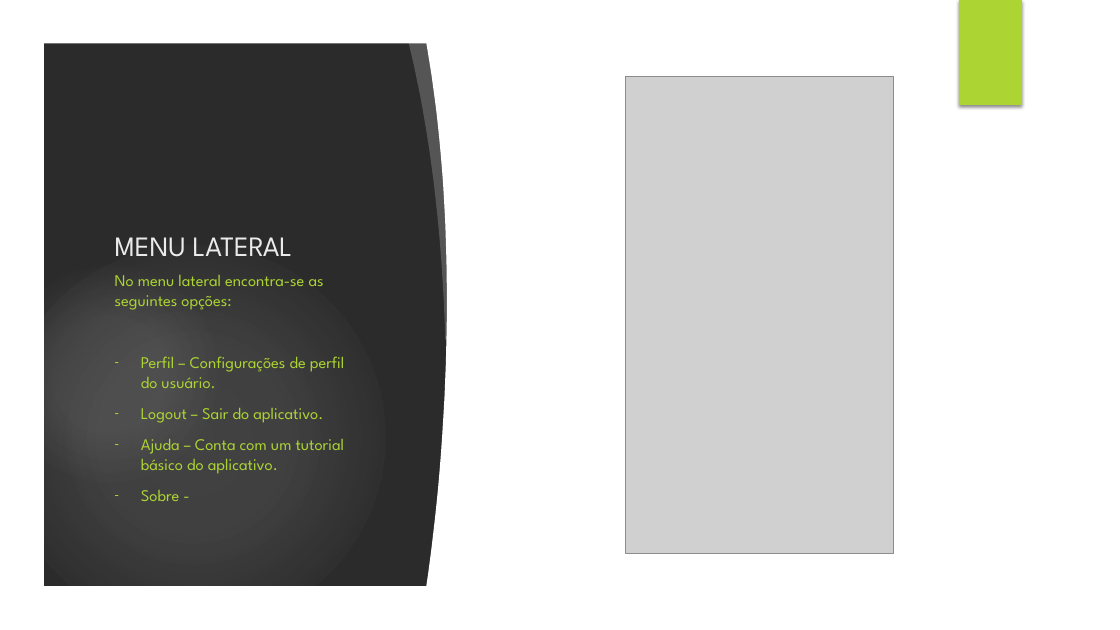
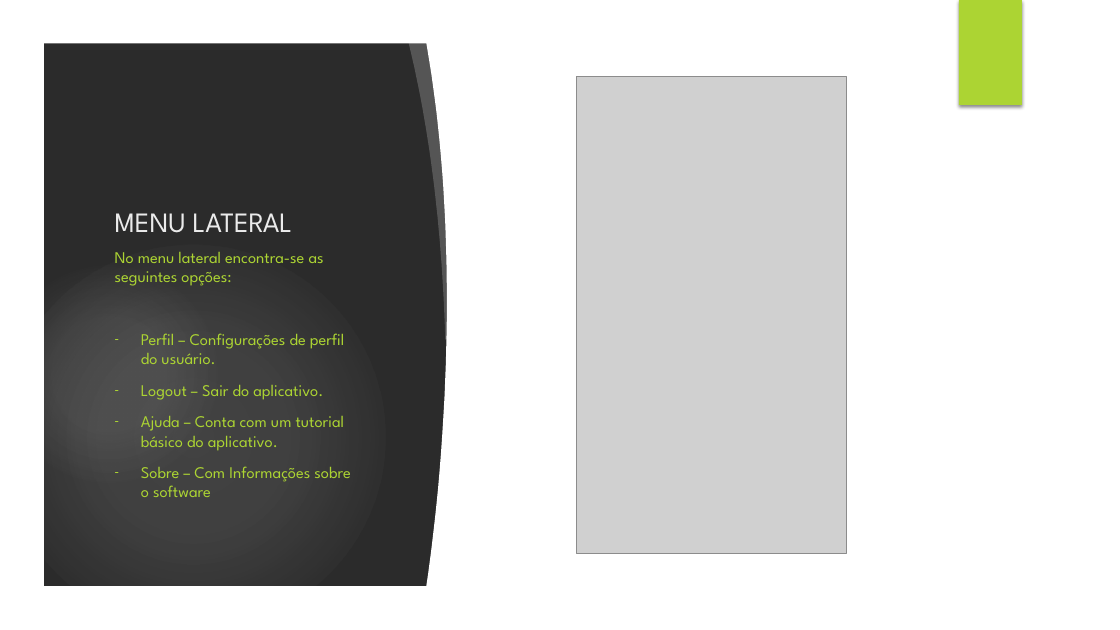
Before and after one commit to projeto-tour/app, a slide deck: slide 15 of documentacao/documentoweb2015/06-tutorial/Partiu!.pptx. Drawn at 1120x630 pixels with LibreOffice and Linux fonts; fonts in the diff are those of the drawing; grey boxes stand for pictures; background and template pictures are left out; a plain dark background stands for a picture behind light text. Boxes give left, top, right and bottom in pixels: in the first picture for what was removed or moved away, otherwise in the second. Text is boxed around its words. In the diff, an @@ line names an element or a change of style, - is before the commit and + after.

```diff
--- a/documentacao/documentoweb2015/06-tutorial/Partiu!.pptx
+++ b/documentacao/documentoweb2015/06-tutorial/Partiu!.pptx
@@ picture: place and size @@
-picture at box(626, 76, 894, 554)
+picture at box(577, 76, 847, 555)
@@ title "MENU LATERAL": place and size @@
-title "MENU LATERAL" at box(115, 237, 293, 257)
+title "MENU LATERAL" at box(115, 213, 293, 233)
@@ text "No menu lateral encontra-se as ...": place and size @@
-text "No menu lateral encontra-se as ..." at box(115, 275, 345, 501)
+text "No menu lateral encontra-se as ..." at box(115, 252, 350, 497)
@@ text at box(141, 466, 350, 497): text changed @@
-– Sobre -
+– Sobre – Com Informações sobre o software
```
Also in this commit, not shown: 8 other slides changed.
